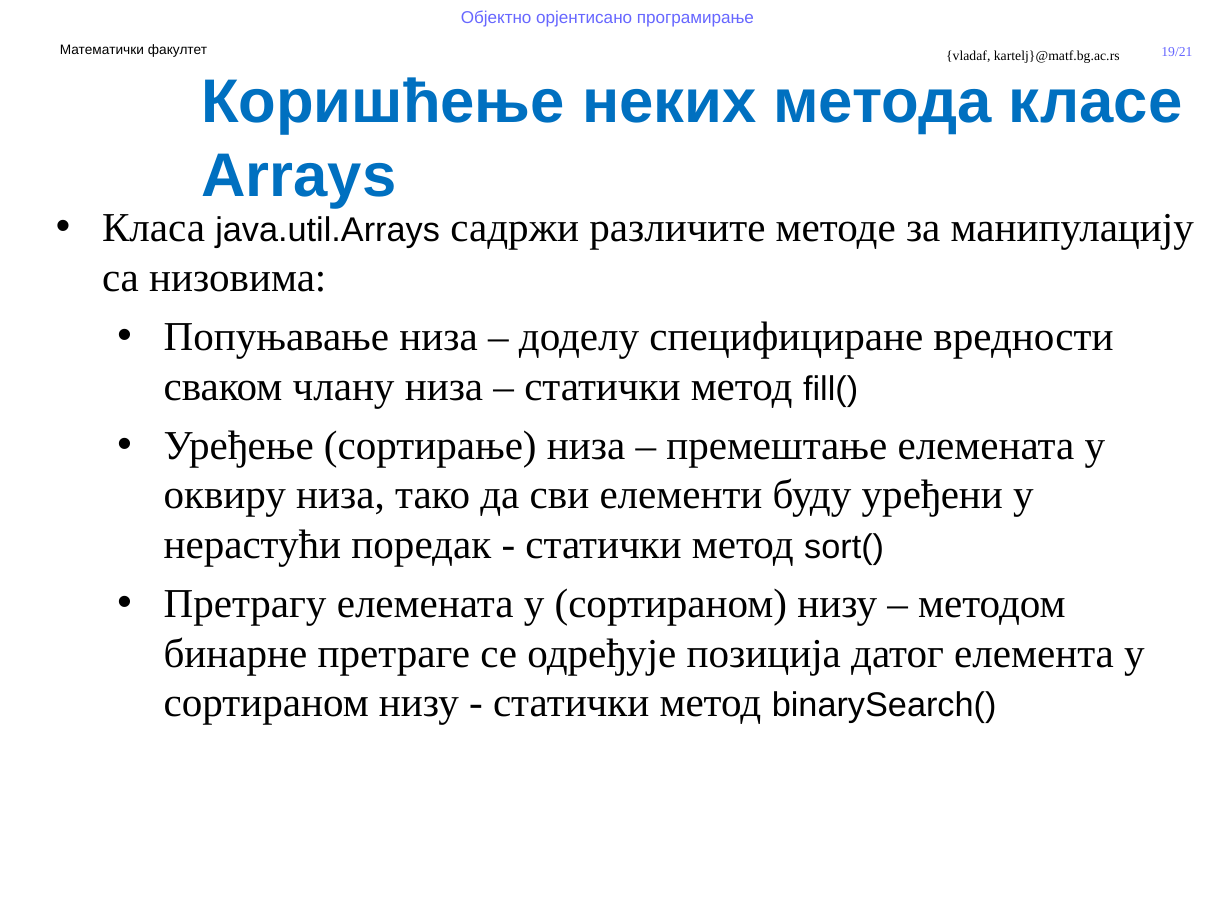
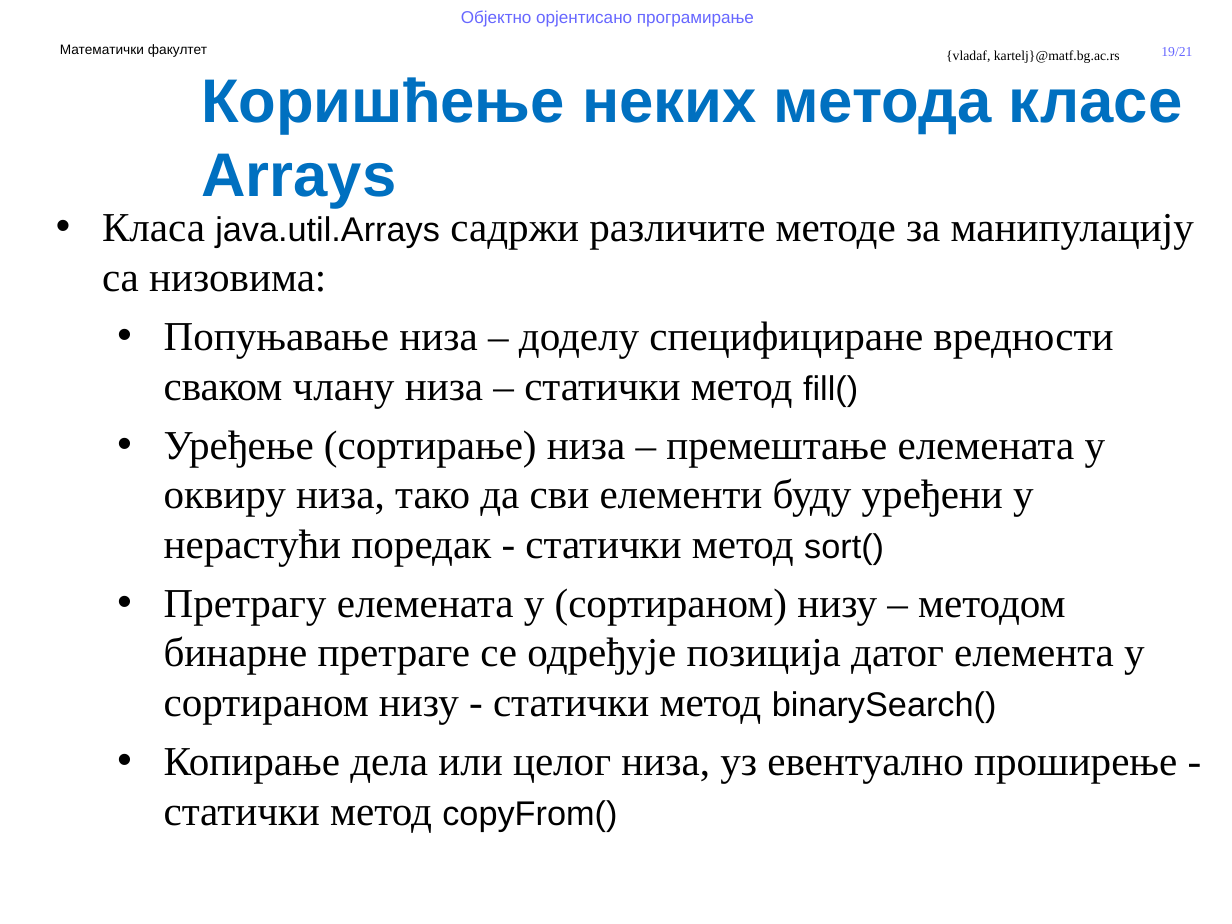
Before and after one commit to MatfOOP/OOP, a slide deck: slide 19 of predavanja/prezentacije/OOP08-Nizovi u Javi.pptx. Drawn at 1232x924 pixels with LibreOffice and Linux fonts; fonts in the diff are those of the drawing; background and template pictures are left out. Boxes give left, top, right and bottom in pixels: in the first picture for what was removed or moved away, otherwise in the second. Text is boxed around its words. In the diff, an @@ line names an element or a change of style, - is before the commit and + after.

```diff
--- a/predavanja/prezentacije/OOP08-Nizovi u Javi.pptx
+++ b/predavanja/prezentacije/OOP08-Nizovi u Javi.pptx
@@ text at (x1=164, y1=748, x2=1177, y2=832): paragraph added @@
+  • Копирање дела или целог низа, уз евентуално проширење - статички метод copyFrom()
```
Also in this commit, not shown: 1 other slide changed, 12 other files.
